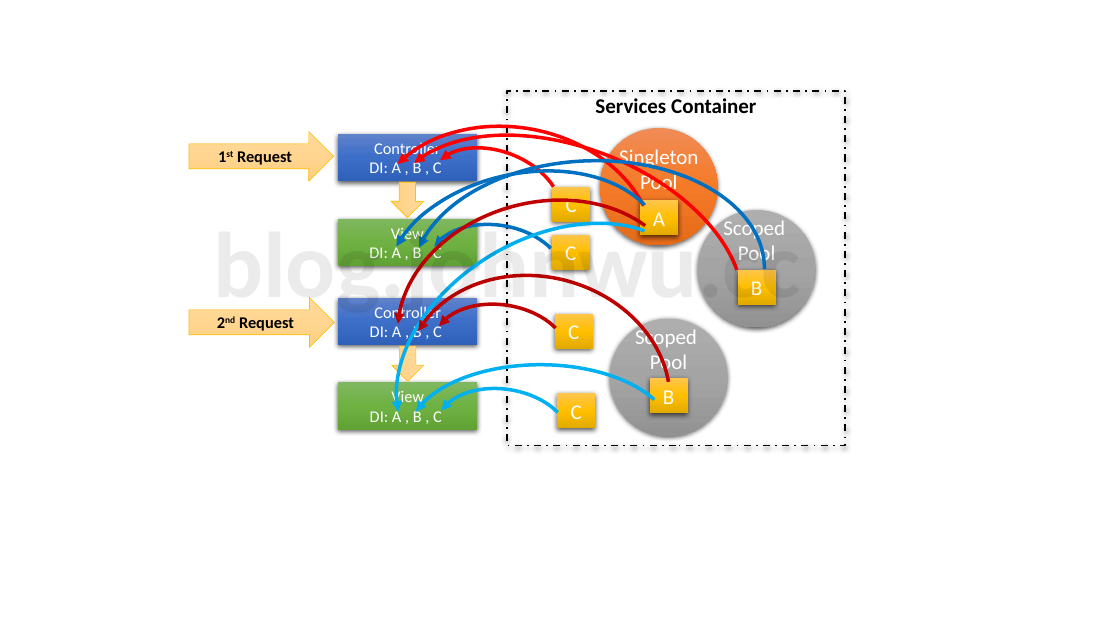
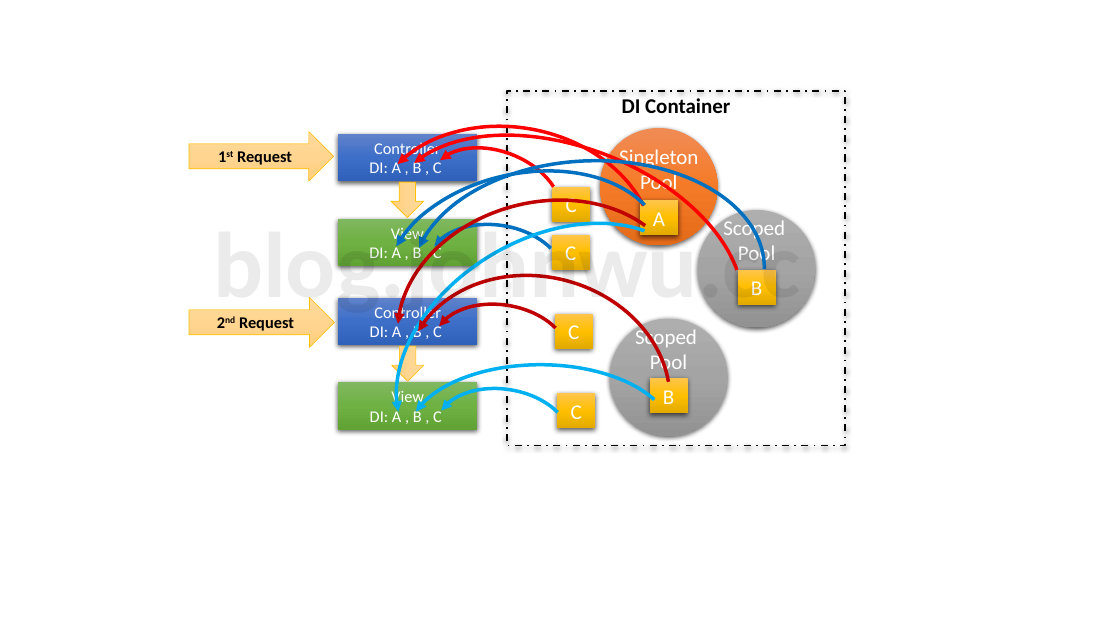
Before and after one commit to johnwu1114/blog-johnwu-cc, a slide deck: slide 12 of source/_assets/ironman.pptx (slide 11 before the commit). Drawn at 1120x630 pixels with LibreOffice and Linux fonts; fonts in the diff are those of the drawing. Boxes give left, top, right and bottom in pixels: in the first picture for what was removed or moved away, otherwise in the second. Text is boxed around its words. In the diff, an @@ line names an element or a change of style, - is before the commit and + after.

```diff
--- a/source/_assets/ironman.pptx
+++ b/source/_assets/ironman.pptx
@@ text at (622, 98, 730, 113): text changed @@
-Services Container
+DI Container
```
Also in this commit, not shown: 1 slide added, 3 other files.
